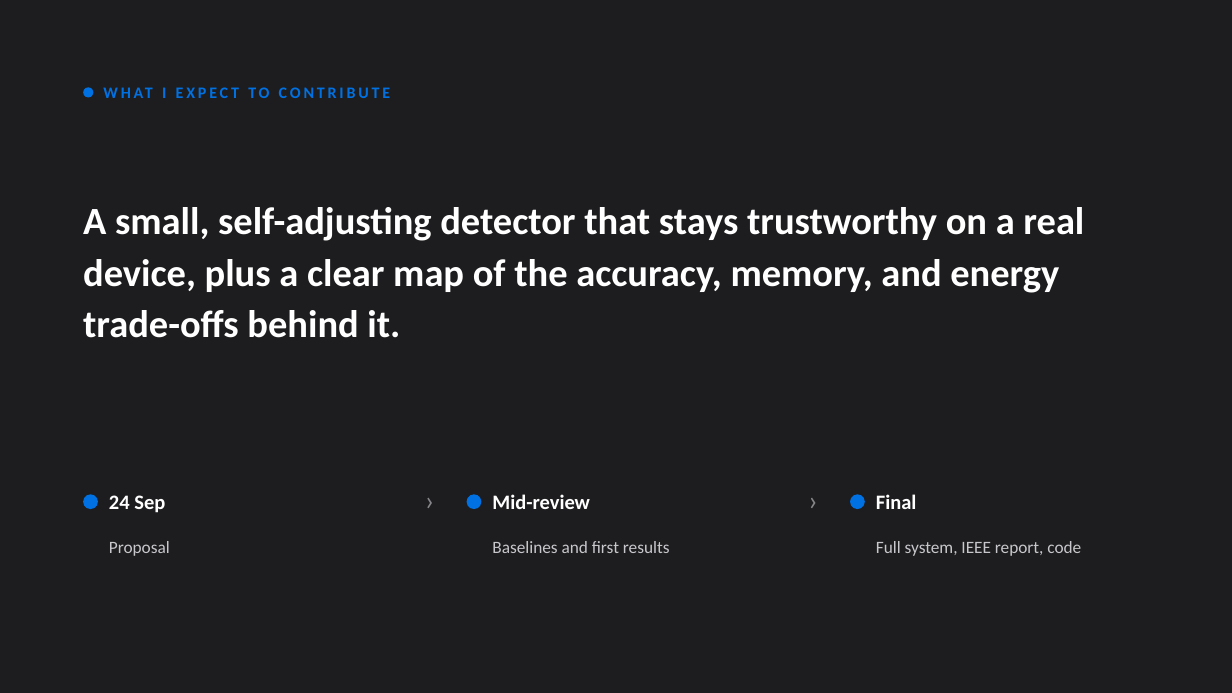
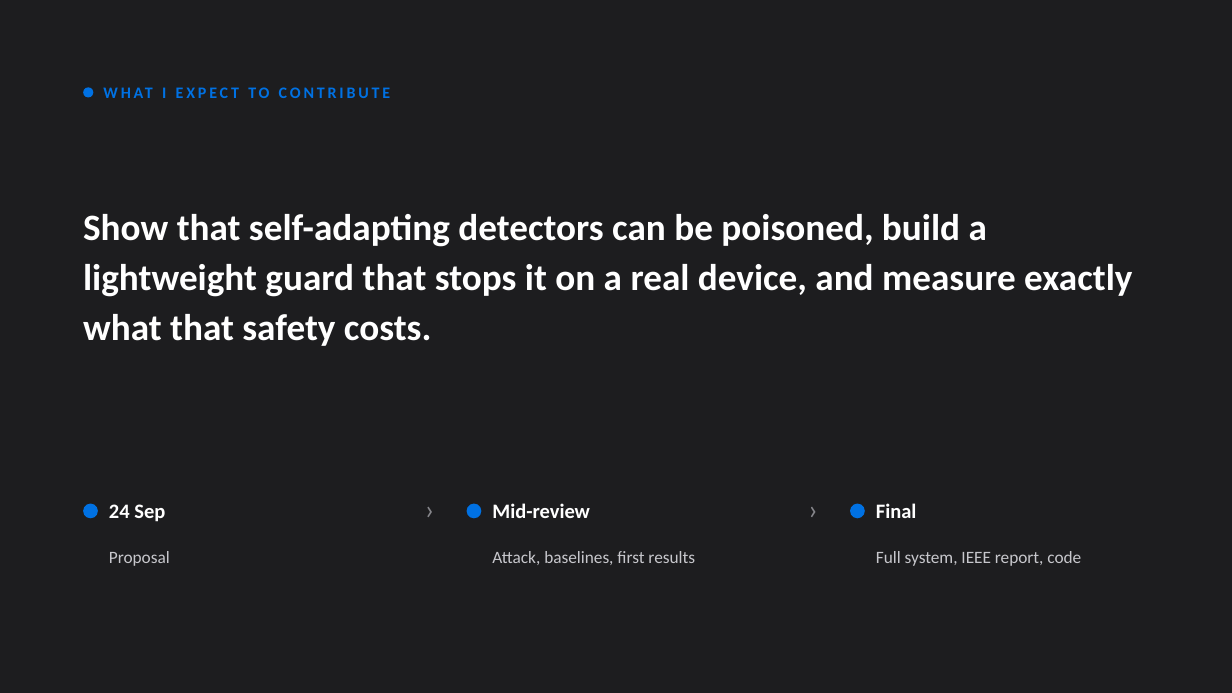
Before and after one commit to IOT-snu/brainstorming, a slide deck: slide 8 of CSD457_First_Presentation.pptx. Drawn at 1232x693 pixels with LibreOffice and Linux fonts; fonts in the diff are those of the drawing. Boxes give left, top, right and bottom in pixels: in the first picture for what was removed or moved away, otherwise in the second. Text is boxed around its words. In the diff, an @@ line names an element or a change of style, - is before the commit and + after.

Commit message:
Evolve topic to Poison-Resilient On-Device Intrusion Detection for Drifting IoT
Reframe around the adversarial angle: an attacker who slowly poisons the
detector's own adaptation (boiling-frog attack), plus a lightweight on-device
defense. Adds the attack, the robust update guard, attack-resilience metrics,
and the Group G-04 authors (Rishit Kamboj and Farhan Naik).

```diff
--- a/CSD457_First_Presentation.pptx
+++ b/CSD457_First_Presentation.pptx
@@ text at (83, 214, 1132, 346): text changed; size 30 to 29 pt @@
-A small, self-adjusting detector that stays trustworthy on a real device, plus a clear map of the accuracy, memory, and energy trade-offs behind it.
+Show that self-adapting detectors can be poisoned, build a lightweight guard that stops it on a real device, and measure exactly what that safety costs.
@@ 7 texts, 3 ellipses: place and size @@
-7 texts, 3 ellipses at (83, 476, 1081, 556)
+7 texts, 3 ellipses at (83, 485, 1081, 566)
@@ text at (492, 551, 695, 565): text changed @@
-Baselines and first results
+Attack, baselines, first results
```
Also in this commit, not shown: 7 other slides changed, 1 other file.
